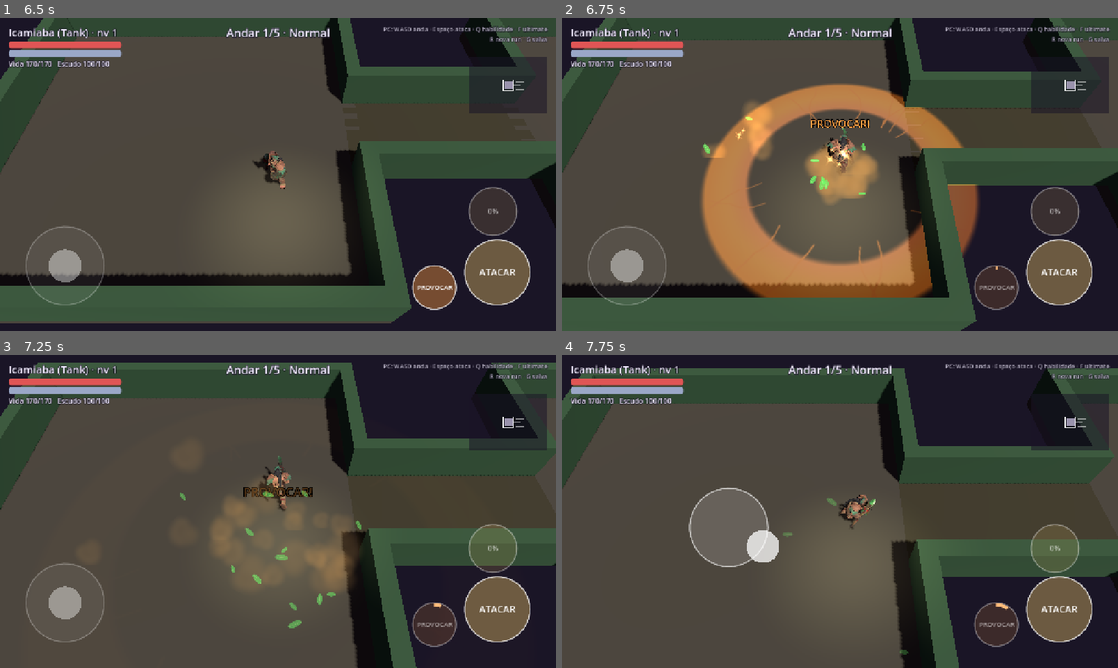
Above: before the commit, frames 1-4 (two rows, left to right).
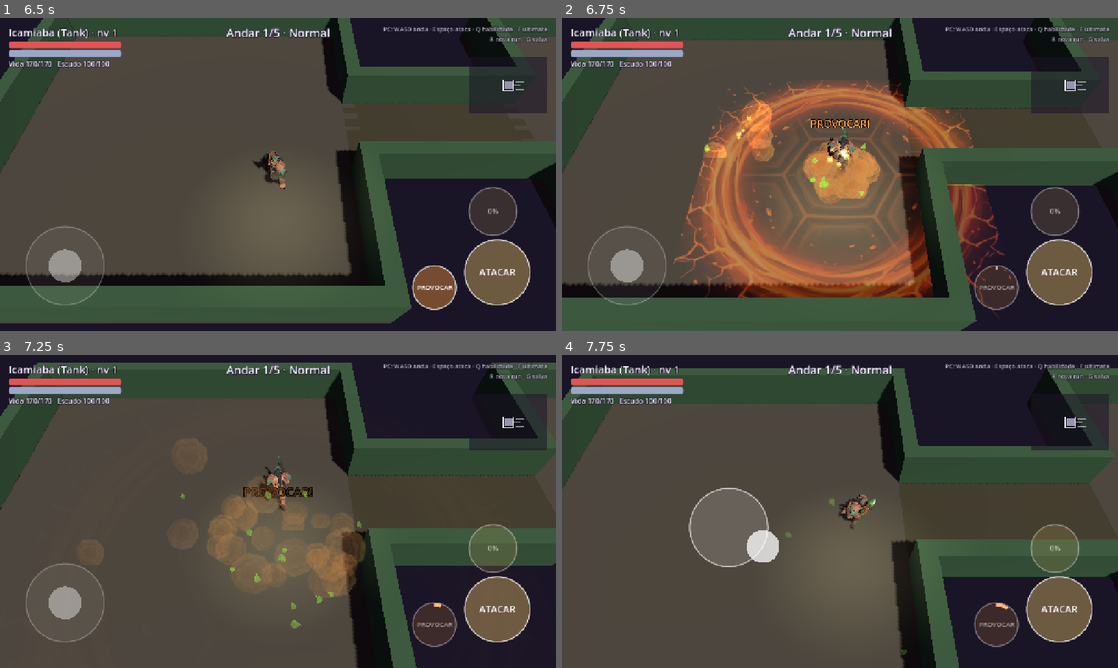
Above: after the commit, the same moments.

Repository: amazingmko/jogo-masmorra
Game: Godot game, scene res://game/scenes/main.tscn
Two runs of this game, one before a commit and one after it. Both use one fixed random seed, a clock stepped at 60 frames per second and the inputs below. This scene is started directly instead of the project's main scene.
Inputs (mouse positions are in pixels of both pictures, inside the frame that each line leads up to):
- Up to frame 1 (6.5 s): tap Enter at 0.5, 5.1 s; move the mouse to (400, 158) at 0.52 s; hold D (move_right) 0.53-1.25 s; hold Space (attack) 0.53-1.25 s; click (400, 158) at 0.67 s; drag from (166, 190) to (250, 237) at 1.27 s; move the mouse to (333, 105) at 2.02 s; hold D (move_right) 2.03-2.75 s; tap F (ultimate) at 2.1 s; drag from (250, 237) to (111, 127) at 2.77 s; move the mouse to (444, 221) at 3.52 s; hold A (move_left) 3.53-4.25 s; tap G at 3.6 s; drag from (111, 127) to (194, 96) at 4.27 s; move the mouse to (305, 174) at 5.02 s; hold S (move_down) 5.03-5.75 s; click (305, 174) at 5.17 s; drag from (194, 96) to (166, 190) at 5.77 s
- Up to frame 2 (6.75 s): move the mouse to (962, 158) at 6.52 s; hold W (move_up) from 6.53 s (still down); tap K at 6.6 s
- Up to frame 3 (7.25 s): keep holding W (move_up)
- Up to frame 4 (7.75 s): release W (move_up) at 7.25 s; drag from (728, 527) to (812, 574) at 7.27 s

Frame 1 is identical in both runs. In frame 2, 15% of the frame differs, in the area x 20-81%, y 19-95%; in frame 3, 0.9%; in frame 4, less than 0.1%.

Commit message:
Efeitos da Icamiaba com as texturas pintadas no Gemini (aprovadas); sapo da Muiraquitã maior
Co-Authored-By: Claude Opus 5.5 <noreply@anthropic.com>
Claude-Session: https://claude.ai/code/session_01PxMUCP3EAMS7xMChCMNJhW

Diff:
--- a/game/scripts/combat/vfx.gd
+++ b/game/scripts/combat/vfx.gd
@@ -204,7 +204,7 @@
 
 ## Muiraquitã: sapinho verde sobe brilhando e faíscas verdes explodem.
 static func muiraquita(owner: Node3D) -> void:
-	var s := icon(owner, "sapo_muiraquita", 1.4, 1.0, Color(1, 1, 1, 1))
+	var s := icon(owner, "sapo_muiraquita", 1.4, 1.7, Color(1.3, 1.3, 1.3, 1))
 	var t := s.create_tween()
 	t.set_parallel(true)
 	t.tween_property(s, "position:y", 2.8, 1.1).set_ease(Tween.EASE_OUT)
Not shown, added: arte/vfx/.gdignore
Binary file changed: game/art/vfx/casco_hex.png
Binary file changed: game/art/vfx/faisca.png
Binary file changed: game/art/vfx/folha.png
Binary file changed: game/art/vfx/onda_choque.png
Binary file changed: game/art/vfx/poeira.png
Binary file changed: game/art/vfx/sapo_muiraquita.png
Binary file changed: game/art/vfx/simbolo_provocado.png
